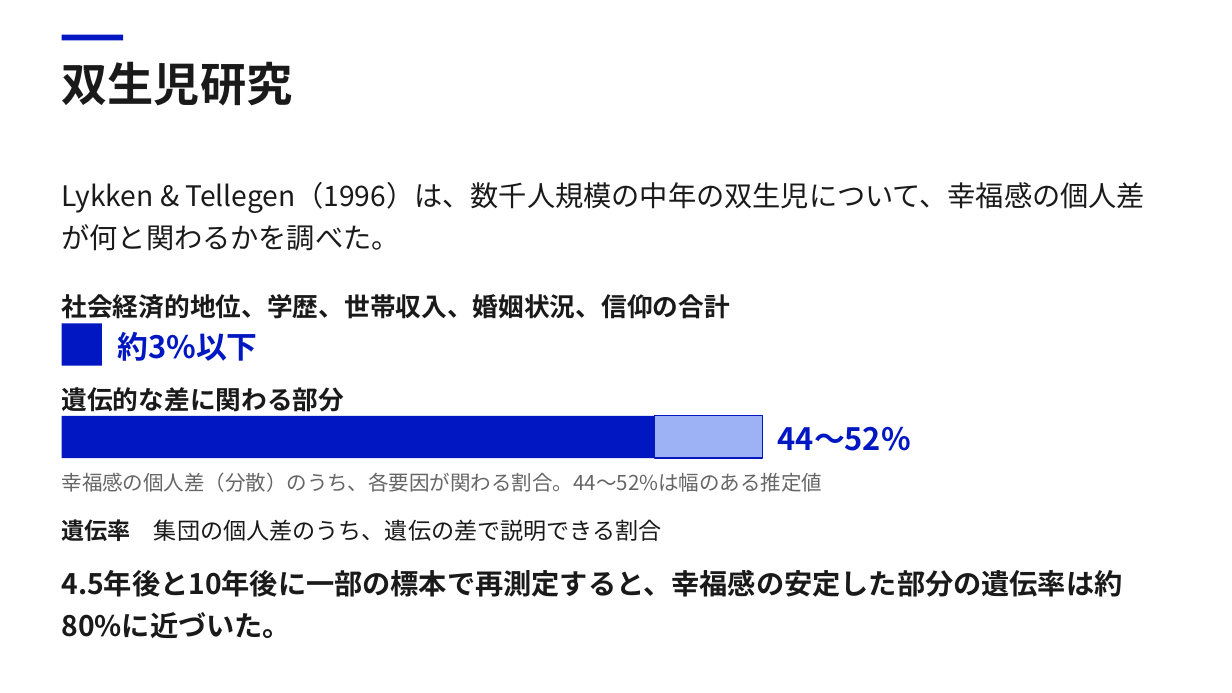
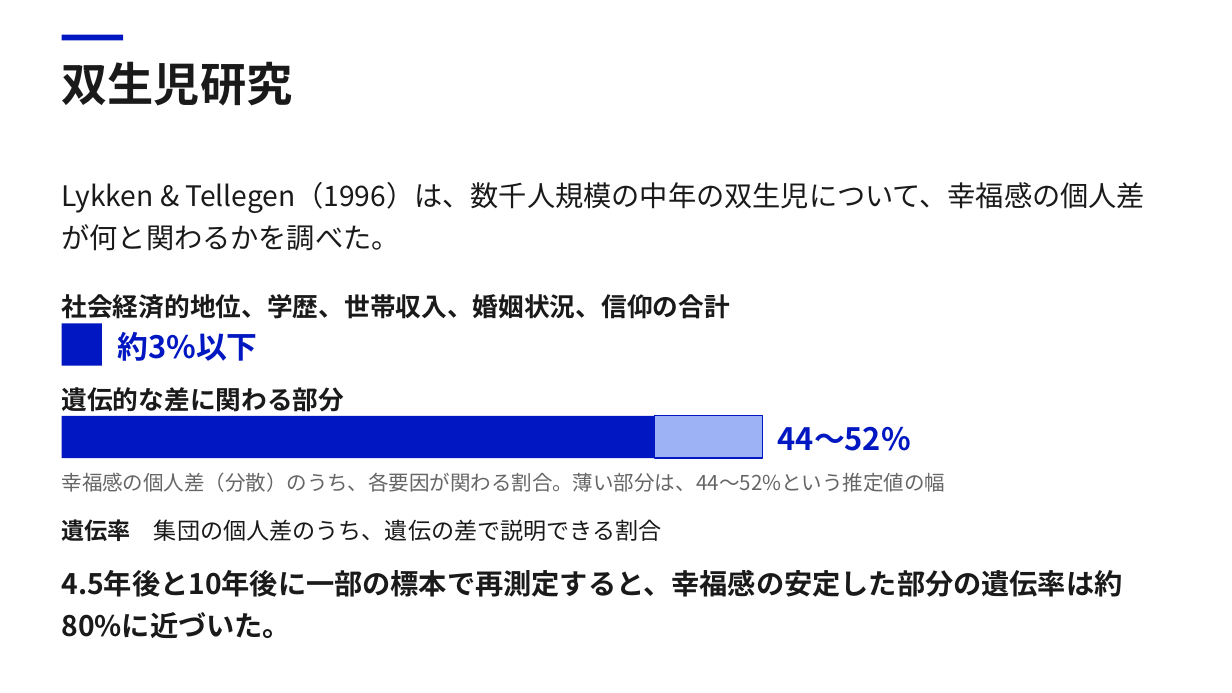
Before and after one commit to Daisetsu1980/markitdown, a slide deck: slide 6 of work/幸福_第2回/幸福_第2回.pptx. Drawn at 1232x693 pixels with LibreOffice and Linux fonts; fonts in the diff are those of the drawing. Boxes give left, top, right and bottom in pixels: in the first picture for what was removed or moved away, otherwise in the second. Text is boxed around its words. In the diff, an @@ line names an element or a change of style, - is before the commit and + after.

```diff
--- a/work/幸福_第2回/幸福_第2回.pptx
+++ b/work/幸福_第2回/幸福_第2回.pptx
@@ text at [62,472,945,492]: text changed @@
-幸福感の個人差（分散）のうち、各要因が関わる割合。44〜52%は幅のある推定値
+幸福感の個人差（分散）のうち、各要因が関わる割合。薄い部分は、44〜52%という推定値の幅
```
Also in this commit, not shown: 9 other slides changed, 16 other files.
